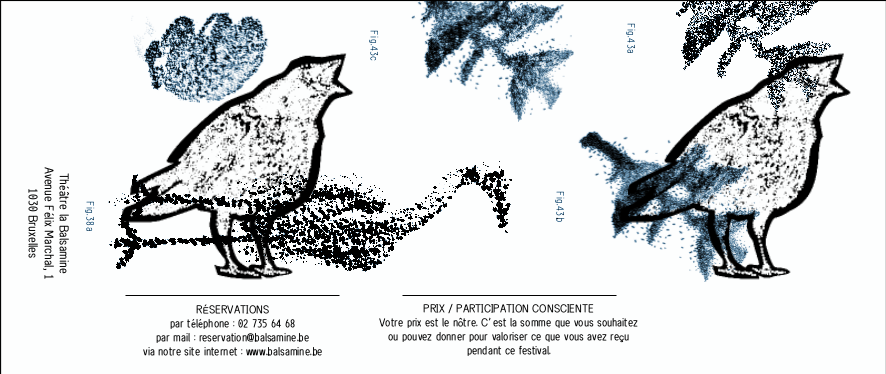
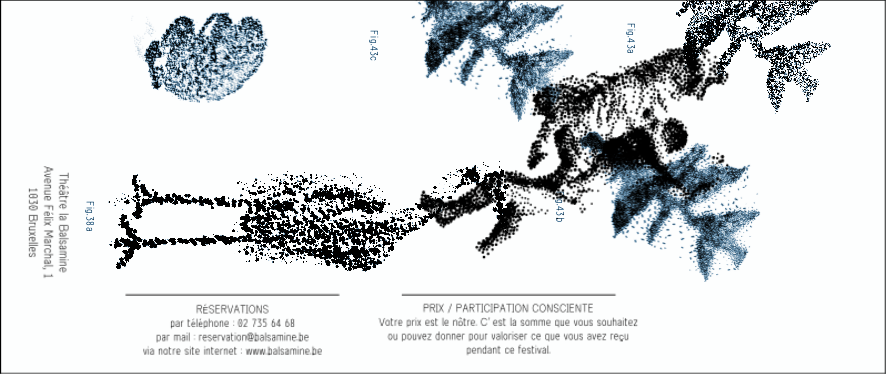
Layers edited between the first and the second (886, 374) image:
added layer "Calque Copié #2" (multiply) above "Calque #2" over <box>0,0,886,374</box>
hid "Calque Copié" over <box>0,0,886,374</box>
